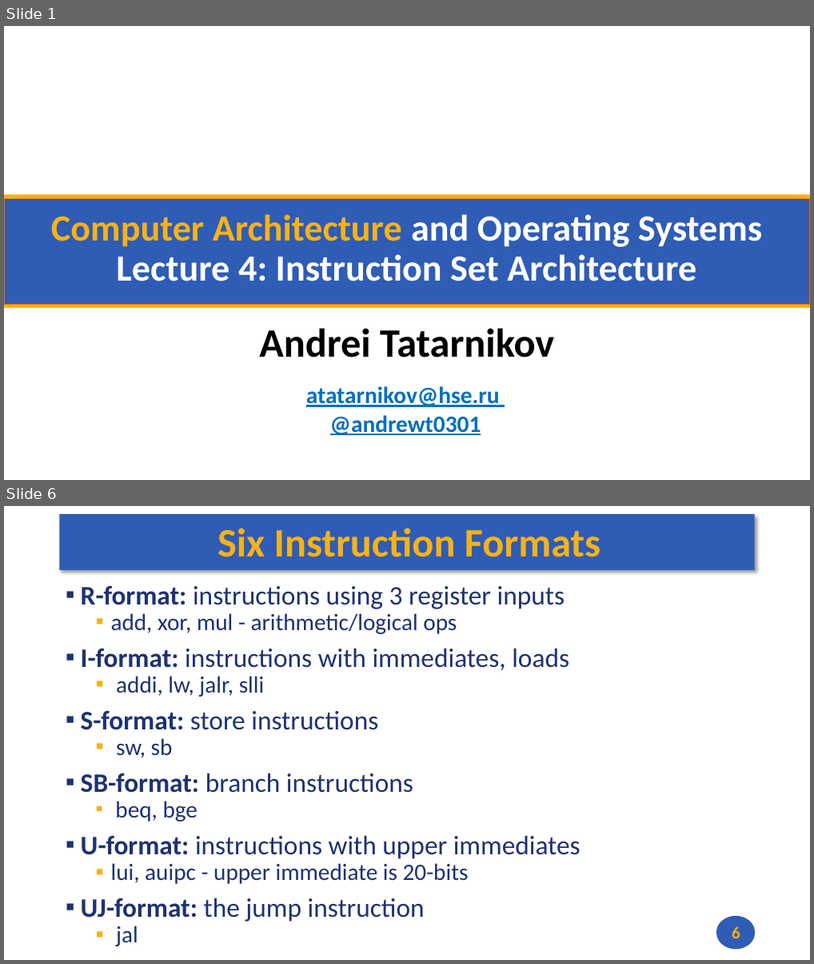
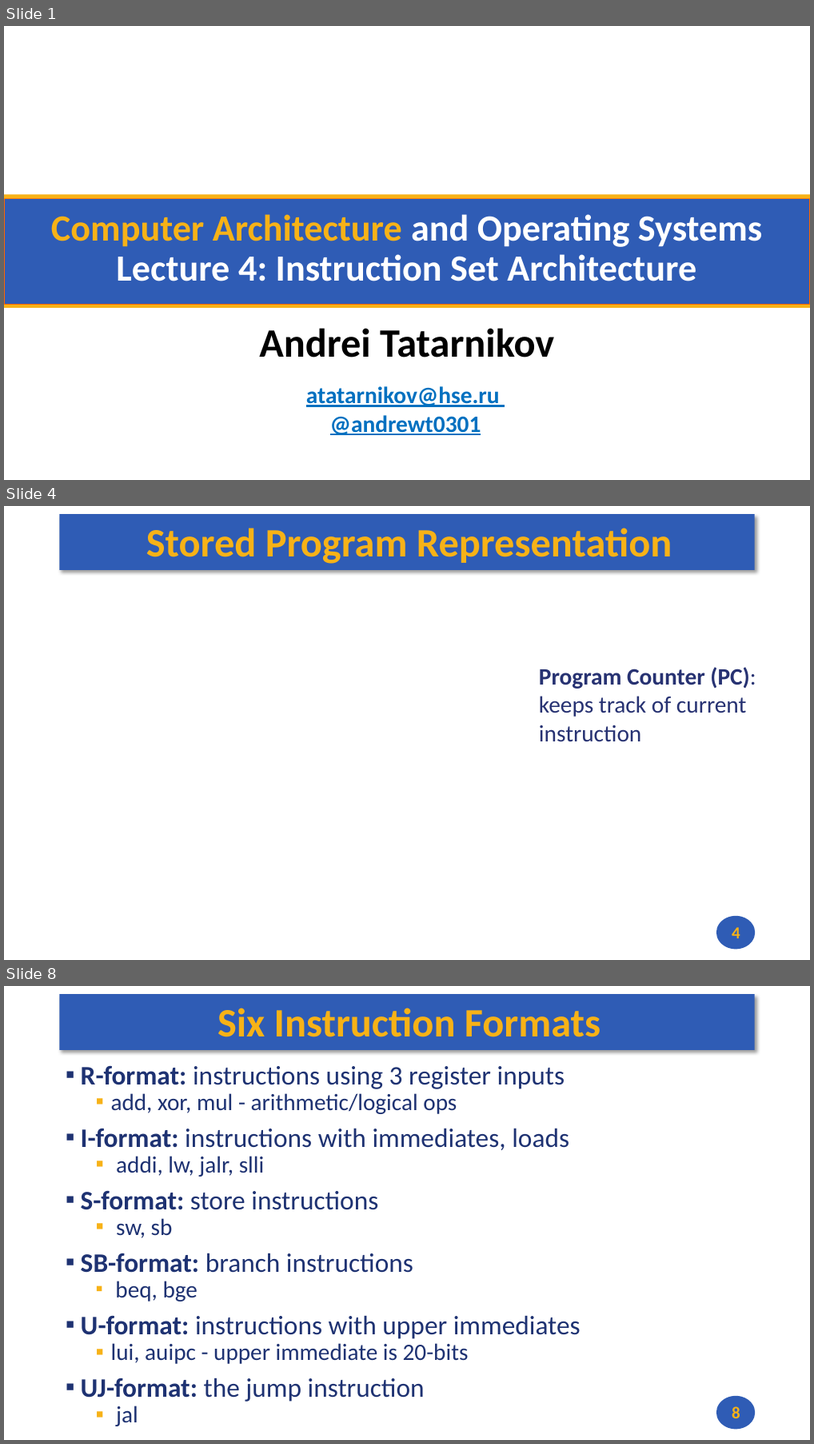
Before and after one commit to andrewt0301/hse-acos-course, a slide deck: docs/part1ca/04_Instructions/CA_Lecture_04.pptx. Shown one above the other, each under a label of ours: slides 1 and 6 before the commit, slides 1, 4 and 8 after it; the slides between them are not shown. The pictures are 814x964 and 814x1444 pixels, drawn with LibreOffice and Linux fonts; fonts in the diff are those of the drawing; background and template pictures are left out. Boxes give left, top, right and bottom in pixels: in the first picture for what was removed or moved away, otherwise in the second. Text is boxed around its words. In the diff, an @@ line names an element or a change of style, - is before the commit and + after.

```diff
--- a/docs/part1ca/04_Instructions/CA_Lecture_04.pptx
+++ b/docs/part1ca/04_Instructions/CA_Lecture_04.pptx
@@ slide 4 added at <box>4,506,810,960</box>, background #FFFFFF; not listed: 2 template elements that a slide beside it also shows @@
@@ title added at <box>146,528,673,564</box>, 48 pt, text #F7B217, bold @@
+Stored Program Representation
@@ text added at <box>539,667,756,742</box>, 28 pt, text #273272 @@
+Program Counter (PC): keeps track of current instruction
@@ page number added at <box>732,927,741,938</box>, 20 pt, text #F7B217, bold @@
+4
@@ what was slide 6 is now slide 8 @@
@@ page number at <box>732,1406,741,1418</box>: text changed @@
-6
+8
```
Also in this commit, not shown: 4 slides changed, 1 other slide added, 2 other files.
